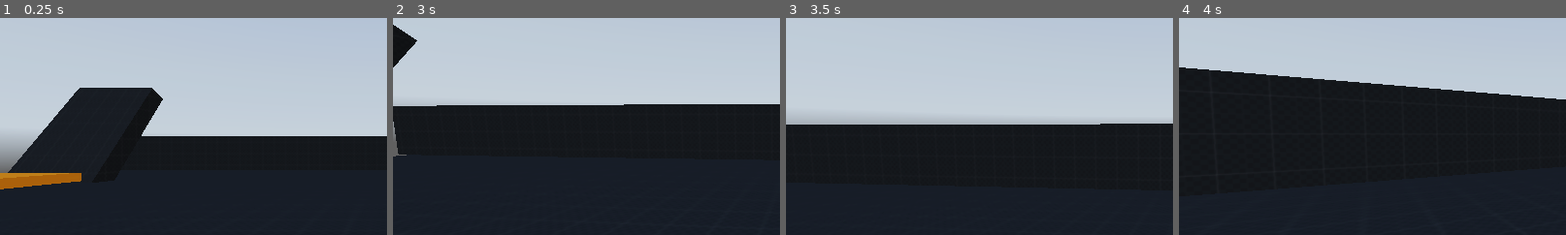
Above: before the commit, frames 1-4 (left to right).
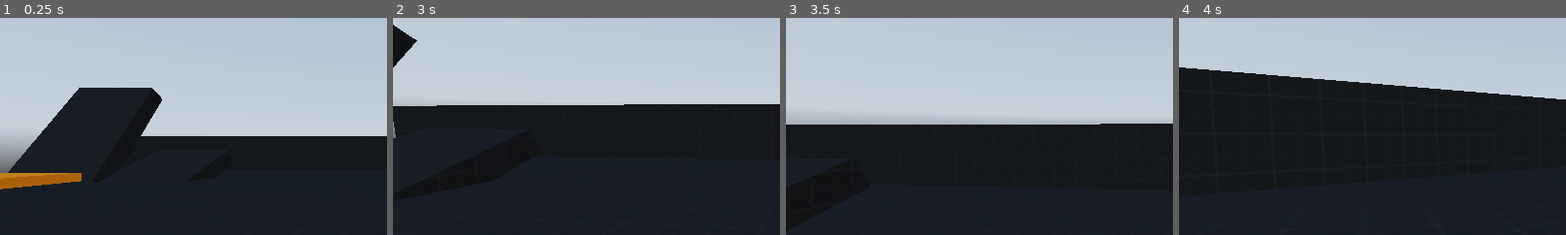
Above: after the commit, the same moments.

Repository: Robot-Joe/babysfirstfps
Game: Godot game, scene res://world.tscn
Two runs of this game, one before a commit and one after it. Both use one fixed random seed, a clock stepped at 60 frames per second and the inputs below. A sky picture missing from this copy of the repository is replaced by a grey-blue gradient.
Inputs (mouse positions are % of the whole screen's width and height, from its top left):
- Up to frame 1 (0.25 s): no input
- Up to frame 2 (3 s): tap Enter (ui_accept) at 0.5, 0.6, 0.77, 1.07, 1.52, 1.55, 1.82, 2.3, 2.85 s; move the mouse to (55, 50) at 0.52 s; hold W (Forward) from 0.53 s (still down); move the mouse to (45, 50) at 1.27 s; tap Ctrl (Crouch) at 1.35 s; move the mouse to (52, 48) at 2.02 s; hold Shift (Sprint) 2.03-2.78 s; move the mouse to (49, 52) at 2.77 s
- Up to frame 3 (3.5 s): keep holding W (Forward); tap Enter (ui_accept) at 3.02, 3.32 s
- Up to frame 4 (4 s): keep holding W (Forward); move the mouse to (57, 51) at 3.52 s; hold Ctrl (Crouch) from 3.53 s (still down); tap Enter (ui_accept) at 3.77, 3.8 s
The pictures show only the part of the screen within x 0-50%, y 20-69%; the shares and areas given below are measured in that part.

The runs differ from the first frame. In frame 1, less than 0.1% of the frame differs, in the area x 0-43%, y 32-80%; in frame 2, 0.1%, in the area x 0-6%, y 3-64%; in frame 3, less than 0.1%; in frame 4, less than 0.1%.

Commit message:
IDKIDKIDK

Diff:
--- a/scripts/player.gd
+++ b/scripts/player.gd
@@ -92,13 +92,32 @@
 
 	var xz_l_ray_pos = xz_f_ray_pos.rotated(Vector3(0,1.0,0), deg_to_rad(-50))
 	$StepUpSeparationRay_L.global_position.x = self.global_position.x + xz_l_ray_pos.x
-	$StepUpSeparationRay_L.global_position.z = self.global_position.z +xz_l_ray_pos.z
+	$StepUpSeparationRay_L.global_position.z = self.global_position.z + xz_l_ray_pos.z
 
 	var xz_r_ray_pos = xz_f_ray_pos.rotated(Vector3(0,1.0,0), deg_to_rad(50))
-	$StepUpSeparationRay_L.global_position.x = self.global_position.x + xz_r_ray_pos.x
-	$StepUpSeparationRay_L.global_position.z = self.global_position.z +xz_r_ray_pos.z
-
-
+	$StepUpSeparationRay_R.global_position.x = self.global_position.x + xz_r_ray_pos.x
+	$StepUpSeparationRay_R.global_position.z = self.global_position.z + xz_r_ray_pos.z
+
+
+	$StepUpSeparationRay_F/RayCast3D.force_raycast_update()
+	$StepUpSeparationRay_L/RayCast3D.force_raycast_update()
+	$StepUpSeparationRay_R/RayCast3D.force_raycast_update()
+	var max_slope_ang_dot = Vector3(0,1,0).rotated(Vector3(1.0,0,0), self.floor_max_angle).dot(Vector3(0,1,0))
+	var any_too_steep = false
+	if $StepUpSeparationRay_F/RayCast3D.is_colliding() and $StepUpSeparationRay_F/RayCast3D.get_collision_normal().dot(Vector3(0,1,0)) < max_slope_ang_dot:
+		any_too_steep = true
+	if $StepUpSeparationRay_L/RayCast3D.is_colliding() and $StepUpSeparationRay_L/RayCast3D.get_collision_normal().dot(Vector3(0,1,0)) < max_slope_ang_dot:
+		any_too_steep = true
+	if $StepUpSeparationRay_R/RayCast3D.is_colliding() and $StepUpSeparationRay_R/RayCast3D.get_collision_normal().dot(Vector3(0,1,0)) < max_slope_ang_dot:
+		any_too_steep = true
+
+	$StepUpSeparationRay_F.disabled = any_too_steep
+	$StepUpSeparationRay_L.disabled = any_too_steep
+	$StepUpSeparationRay_R.disabled = any_too_steep
+
+var _cur_frame = 0
+@export var _jump_frame_grace = 5
+var _last_frame_was_on_floor = _jump_frame_grace -1
 func _physics_process(delta):
 
 	# handle movement state
@@ -123,11 +142,17 @@
 		velocity += get_gravity() * delta
 
 	# Handle jump.
-	if is_on_floor():
-			if Input.is_action_just_pressed("ui_accept") and is_on_floor() and ! bonk_raycast.is_colliding():
+
+	_cur_frame += 1
+	if is_on_floor():
+		_last_frame_was_on_floor = _cur_frame
+
+	if is_on_floor():
+			if Input.is_action_just_pressed("ui_accept") and (is_on_floor() and ! bonk_raycast.is_colliding() or _cur_frame - _last_frame_was_on_floor <= _jump_frame_grace):
 				velocity.y = jump_velocity
 				animation_player.play("Jump")
 	# Handle Landing
+
 	if is_on_floor():
 		if last_velocity.y < 0.0:
 			animation_player.play("Landing")
--- a/world.tscn
+++ b/world.tscn
@@ -142,7 +142,13 @@
 material = SubResource("StandardMaterial3D_036b0")
 
 [node name="CSGBox3D2" type="CSGBox3D" parent="stage/CSGBox3D"]
-transform = Transform3D(1, 0, 0, 0, 0.552315, -0.833635, 0, 0.833635, 0.552315, -18.8357, 2.77063, -17.3696)
+transform = Transform3D(1, 0, 0, 0, 0.552315, -0.833635, 0, 0.833635, 0.552315, -18.8466, 2.77063, -17.3696)
+use_collision = true
+size = Vector3(5.05615, 1.09277, 8.43652)
+material = SubResource("StandardMaterial3D_aqk2v")
+
+[node name="CSGBox3D2" type="CSGBox3D" parent="stage/CSGBox3D/CSGBox3D2"]
+transform = Transform3D(-1, 8.05041e-08, -3.40859e-08, -8.56757e-08, -0.824897, 0.565285, 1.73904e-08, 0.565285, 0.824897, 4.89504, -0.546696, 2.67261)
 use_collision = true
 size = Vector3(5.05615, 1.09277, 8.43652)
 material = SubResource("StandardMaterial3D_aqk2v")
@@ -186,14 +192,29 @@
 transform = Transform3D(1, 0, 0, 0, -4.37114e-08, -1, 0, 1, -4.37114e-08, 0, 0.5, -0.652526)
 shape = SubResource("SeparationRayShape3D_aqk2v")
 
+[node name="RayCast3D" type="RayCast3D" parent="Player/StepUpSeparationRay_F"]
+transform = Transform3D(1, 0, 0, 0, -4.37114e-08, 1, 0, -1, -4.37114e-08, 0, 0, 0)
+enabled = false
+target_position = Vector3(0, -0.55, 0)
+
 [node name="StepUpSeparationRay_L" type="CollisionShape3D" parent="Player"]
 transform = Transform3D(1, 0, 0, 0, -4.37114e-08, -1, 0, 1, -4.37114e-08, 0, 0.5, -0.652526)
 shape = SubResource("SeparationRayShape3D_aqk2v")
 
+[node name="RayCast3D" type="RayCast3D" parent="Player/StepUpSeparationRay_L"]
+transform = Transform3D(1, 0, 0, 0, -4.37114e-08, 1, 0, -1, -4.37114e-08, 0, 0, 0)
+enabled = false
+target_position = Vector3(0, -0.55, 0)
+
 [node name="StepUpSeparationRay_R" type="CollisionShape3D" parent="Player"]
 transform = Transform3D(1, 0, 0, 0, -4.37114e-08, -1, 0, 1, -4.37114e-08, 0, 0.5, -0.652526)
 shape = SubResource("SeparationRayShape3D_aqk2v")
 
+[node name="RayCast3D" type="RayCast3D" parent="Player/StepUpSeparationRay_R"]
+transform = Transform3D(1, 0, 0, 0, -4.37114e-08, 1, 0, -1, -4.37114e-08, 0, 0, 0)
+enabled = false
+target_position = Vector3(0, -0.55, 0)
+
 [node name="RayCast3D" type="RayCast3D" parent="Player"]
 transform = Transform3D(1, 0, 0, 0, 1, 0, 0, 0, 1, 0, -0.017, 0)
 target_position = Vector3(0, 2, 0)
